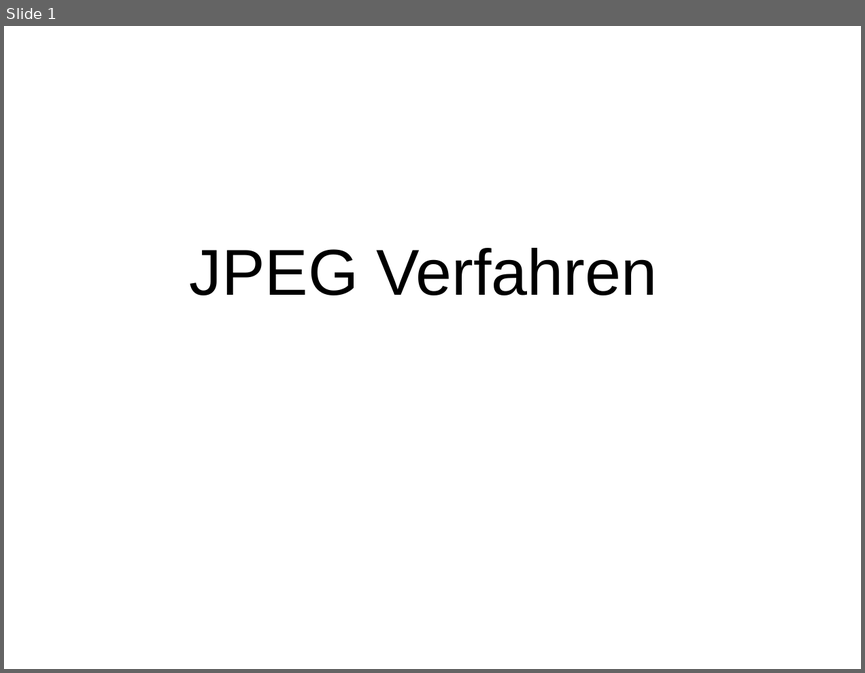
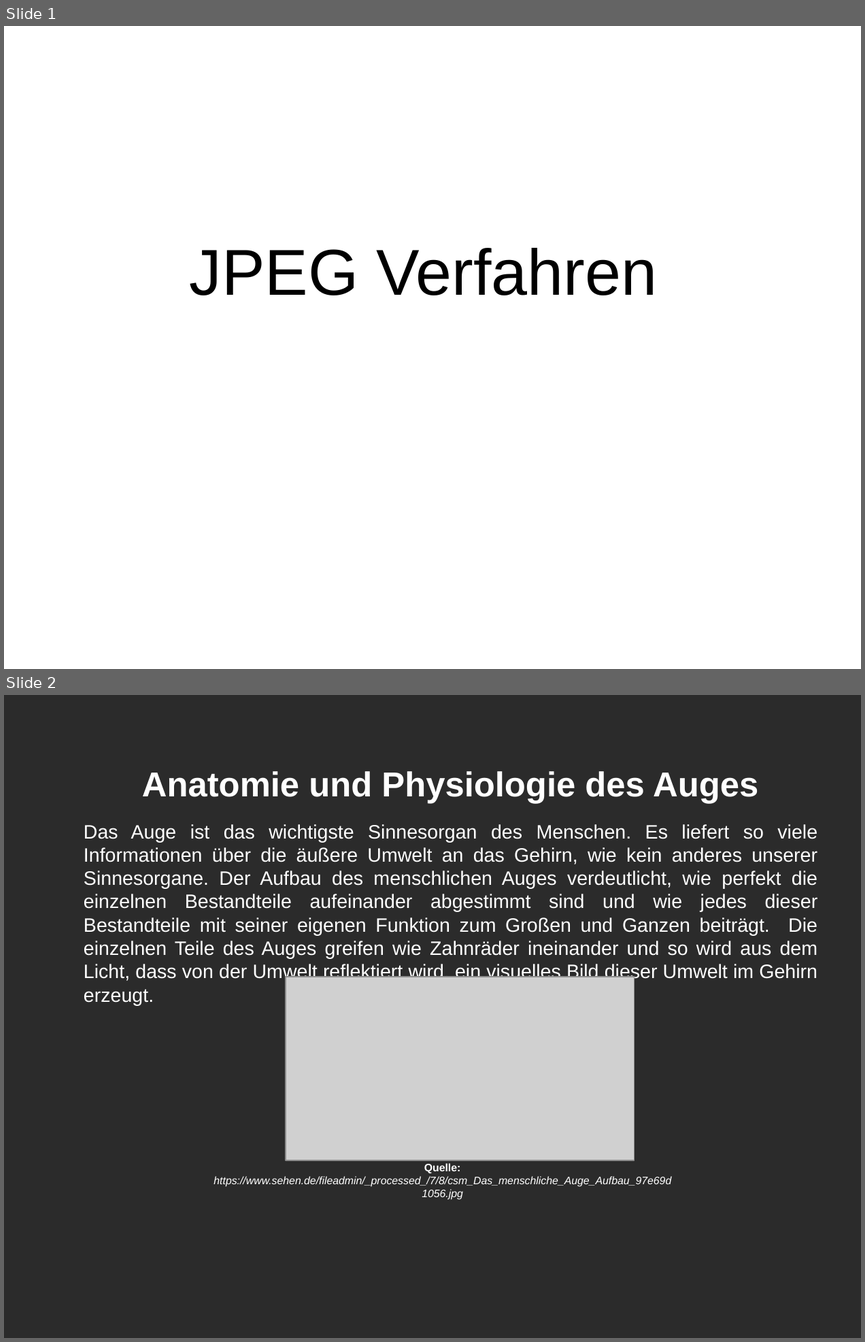
Before and after one commit to brayanGuarnizo/Datenkompresion, a slide deck: Daten kompresion.odp. Shown one above the other, each under a label of ours: slide 1 before the commit, slides 1 and 2 after it. The pictures are 865x673 and 865x1342 pixels, drawn with LibreOffice and Linux fonts; fonts in the diff are those of the drawing; grey boxes stand for pictures; background and template pictures are left out; a plain dark background stands for a picture behind light text. Boxes give left, top, right and bottom in pixels: in the first picture for what was removed or moved away, otherwise in the second. Text is boxed around its words. In the diff, an @@ line names an element or a change of style, - is before the commit and + after.

```diff
--- a/Daten kompresion.odp
+++ b/Daten kompresion.odp
@@ slide 2 added at <box>4,695,861,1338</box>, background picture (left out) @@
@@ text added at <box>84,771,818,1005</box>, 18 pt, text #FFFFFF @@
+Anatomie und Physiologie des Auges
+Das Auge ist das wichtigste Sinnesorgan des Menschen. Es liefert so viele Informationen über die äußere Umwelt an das Gehirn, wie kein anderes unserer Sinnesorgane. Der Aufbau des menschlichen Auges verdeutlicht, wie perfekt die einzelnen Bestandteile aufeinander abgestimmt sind und wie jedes dieser Bestandteile mit seiner eigenen Funktion zum Großen und Ganzen beiträgt. Die einzelnen Teile des Auges greifen wie Zahnräder ineinander und so wird aus dem Licht, dass von der Umwelt reflektiert wird, ein visuelles Bild dieser Umwelt im Gehirn erzeugt.
@@ picture added at <box>286,977,634,1160</box> @@
@@ text added at <box>213,1163,671,1200</box>, 10 pt, text #FFFFFF, italic @@
+Quelle: https://www.sehen.de/fileadmin/_processed_/7/8/csm_Das_menschliche_Auge_Aufbau_97e69d1056.jpg
```
Also in this commit, not shown: 15 slides changed, 8 other slides added, 1 slide removed.
